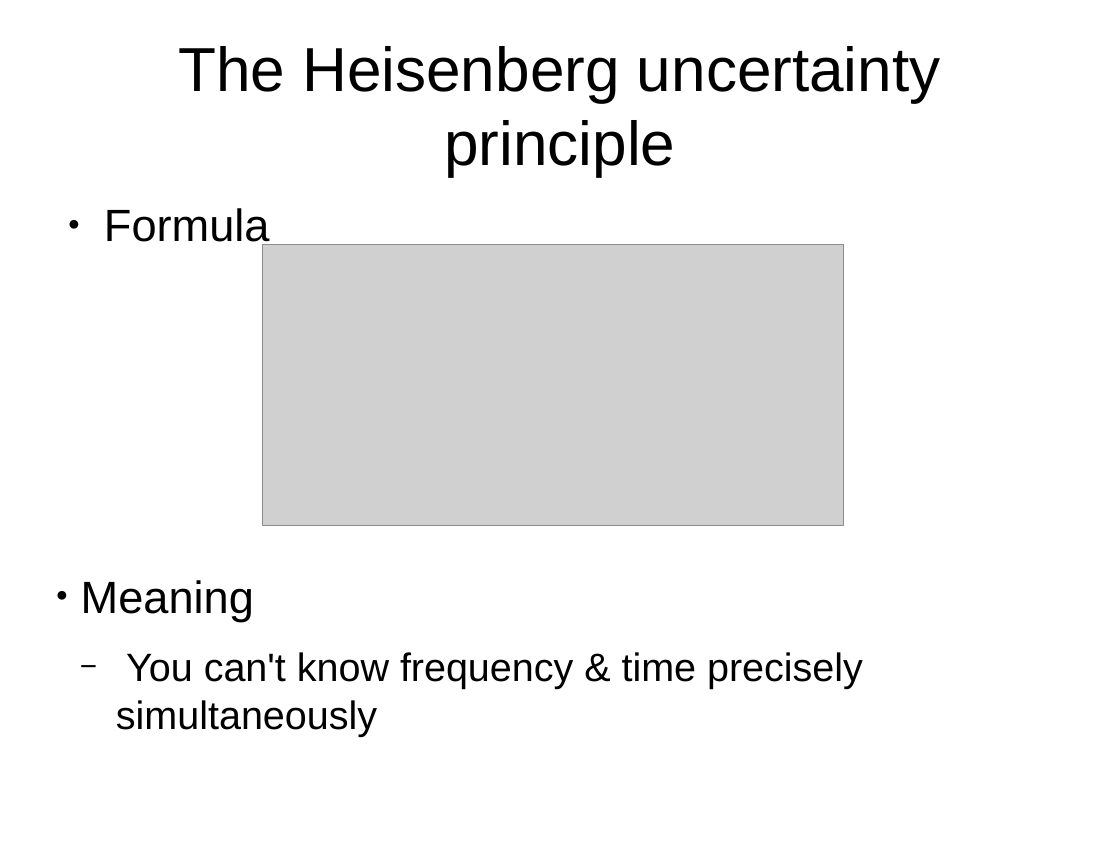
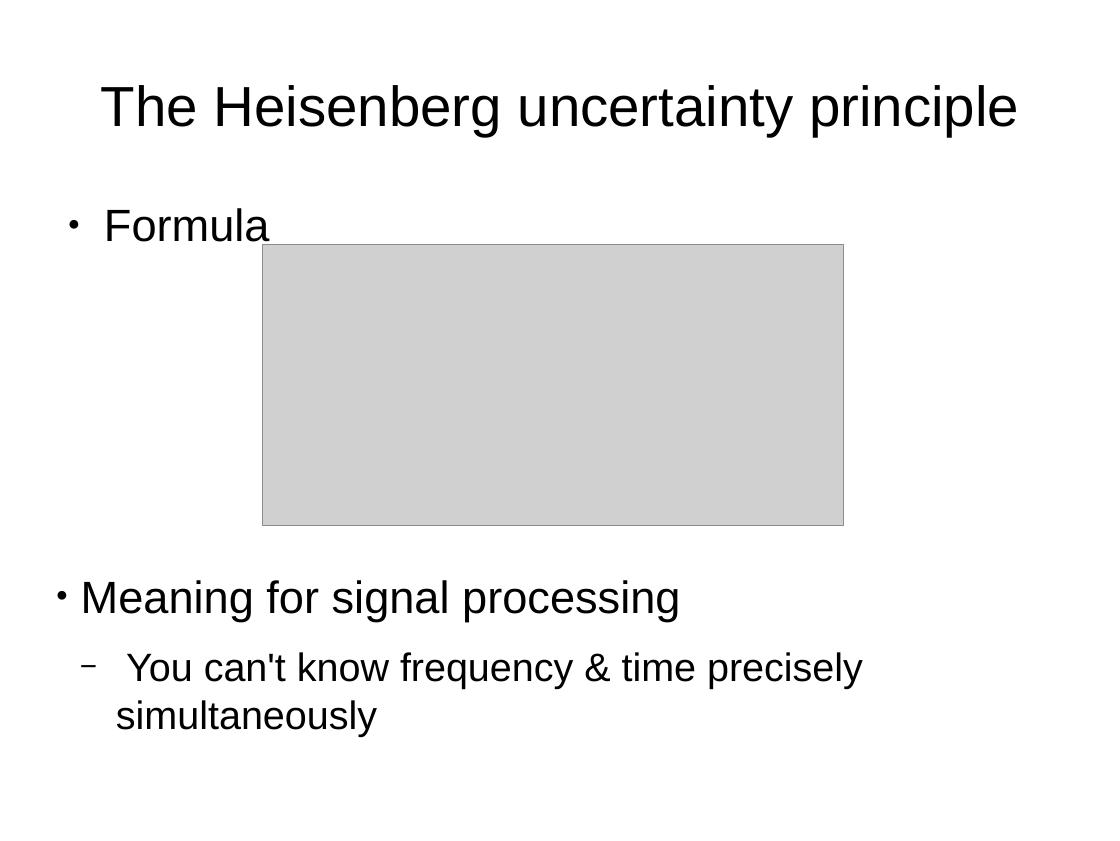
Before and after one commit to weegreenblobbie/sd_audio_hackers, a slide deck: slide 16 of spectrograms_explained/presentation_spectrograms_explained.odp (slide 13 before the commit). Drawn at 1120x841 pixels with LibreOffice and Linux fonts; fonts in the diff are those of the drawing; grey boxes stand for pictures. Boxes give left, top, right and bottom in pixels: in the first picture for what was removed or moved away, otherwise in the second. Text is boxed around its words. In the diff, an @@ line names an element or a change of style, - is before the commit and + after.

```diff
--- a/spectrograms_explained/presentation_spectrograms_explained.odp
+++ b/spectrograms_explained/presentation_spectrograms_explained.odp
@@ title "The Heisenberg uncertainty principle" at [101, 85, 1019, 136]: size 44 to 40 pt @@
@@ text at [81, 580, 680, 621]: text changed @@
-● Meaning
+● Meaning for signal processing
```
Also in this commit, not shown: 11 other slides changed, 10 slides added, 2 other files.
